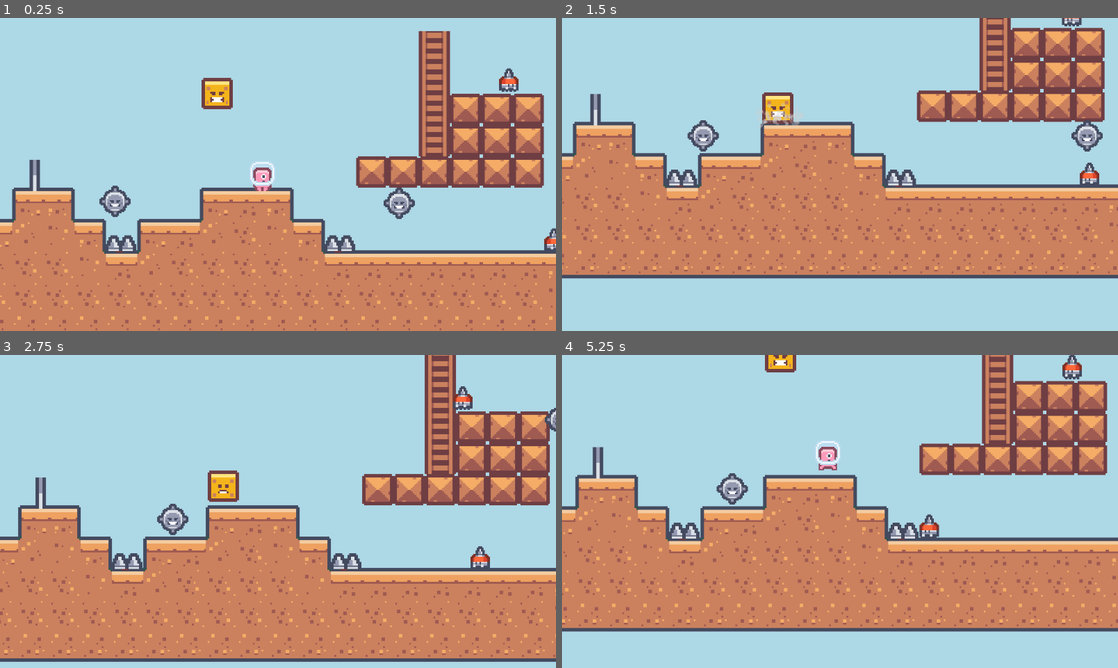
Above: before the commit, frames 1-4 (two rows, left to right).
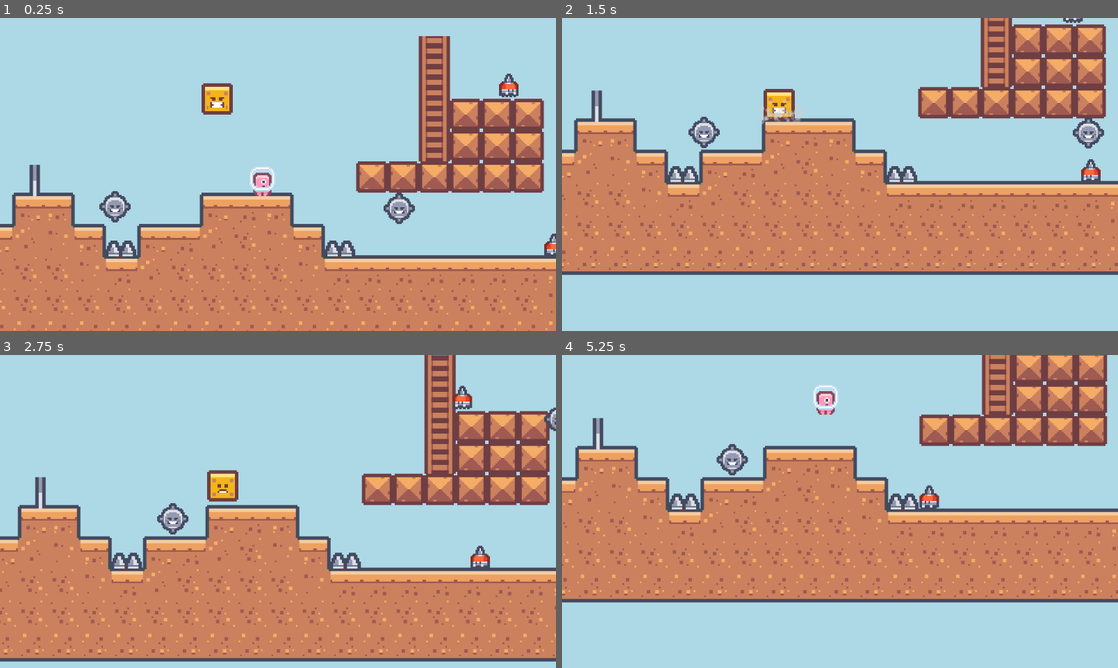
Above: after the commit, the same moments.

Repository: radoslawg/pixelart-platformer-tut
Game: Godot game, scene res://Scenes/World/world.tscn
Two runs of this game, one before a commit and one after it. Both use one fixed random seed, a clock stepped at 60 frames per second and the inputs below.
Inputs:
- Up to frame 1 (0.25 s): no input
- Up to frame 2 (1.5 s): tap Enter (ui_accept) at 0.5, 0.77 s; hold Right (ui_right) from 0.53 s (still down)
- Up to frame 3 (2.75 s): tap Enter (ui_accept) at 1.52 s; release Right (ui_right) at 2.03 s; hold Left (ui_left) from 2.03 s (still down)
- Up to frame 4 (5.25 s): release Left (ui_left) at 2.78 s; hold Right (ui_right) 2.78-4.28 s; tap Enter (ui_accept) at 3.02, 3.77, 4.52 s; hold Left (ui_left) 4.28-5.03 s; hold Right (ui_right) from 5.03 s (still down)

The runs differ from the first frame. In frame 1, 17% of the frame differs, in the area x 0-100%, y 4-100%; in frame 2, 18%; in frame 3, 4.0%; in frame 4, 36%, in the area x 0-100%, y 0-89%.

Commit message:
Accomodate for delta

Diff:
--- a/Scenes/player.gd
+++ b/Scenes/player.gd
@@ -8,11 +8,11 @@
 }
 
 @export var SPEED = 100.0
-@export var ACCELERATION = 5.0
-@export var DEACCELERATION = 15.0
+@export var ACCELERATION = 250.0
+@export var DEACCELERATION = 300.0
 @export var JUMP_VELOCITY = 300.0
 @export var SMALL_JUMP_VELOCITY = 40.0
-@export var FAST_FALL_SPEED = 200.0
+@export var FAST_FALL_SPEED = 12000.0
 
 @onready var _sprite: = $AnimatedSprite2D
 @onready var ladderCheck: = $LadderCheck
@@ -26,7 +26,7 @@
 		MOVE:
 			move_state(delta)
 		CLIMB:
-			climb_state()
+			climb_state(delta)
 	move_and_slide()
 
 
@@ -34,7 +34,7 @@
 	var camera_path = camera.get_path()
 	remoteTransform2D.remote_path = camera_path
 
-func handle_input():
+func handle_input(delta: float):
 	# Get the input direction and handle the movement/deceleration.
 	# As good practice, you should replace UI actions with custom gameplay actions.
 	var direction := Input.get_axis("ui_left", "ui_right")
@@ -42,14 +42,14 @@
 		if sign(direction) != sign(velocity.x):
 			velocity.x = 0
 		_sprite.flip_h = direction >= 0
-		velocity.x = move_toward(velocity.x, direction * SPEED, ACCELERATION)
+		velocity.x = move_toward(velocity.x, direction * SPEED, ACCELERATION * delta)
 		_sprite.play("Run")
 	else:
-		velocity.x = move_toward(velocity.x, 0, DEACCELERATION)
+		velocity.x = move_toward(velocity.x, 0, DEACCELERATION * delta)
 		if is_on_floor():
 			_sprite.play("Idle")
 
-func handle_jump():
+func handle_jump(delta: float):
 	if is_on_floor():
 		fast_fall = false
 		if (Input.is_action_just_pressed("ui_accept") or Input.is_action_just_pressed("ui_up")):
@@ -61,7 +61,7 @@
 			velocity.y = -SMALL_JUMP_VELOCITY
 		if velocity.y > 0 and not fast_fall:
 			fast_fall = true
-			velocity.y += FAST_FALL_SPEED
+			velocity.y += FAST_FALL_SPEED * delta
 
 func apply_gravity(delta: float):
 	# Add the gravity.
@@ -79,15 +79,15 @@
 		state = CLIMB
 
 	apply_gravity(delta)
-	handle_jump()
-	handle_input()
+	handle_jump(delta)
+	handle_input(delta)
 
-func climb_state() -> void:
+func climb_state(delta) -> void:
 	if not is_on_ladder():
 		state = MOVE
 	var vertical_dir := Input.get_axis("ui_up", "ui_down")
 	velocity.y = vertical_dir * 50.0
-	handle_input()
+	handle_input(delta)
 	if velocity.y != 0.0:
 		_sprite.play("Run")
 	else:
